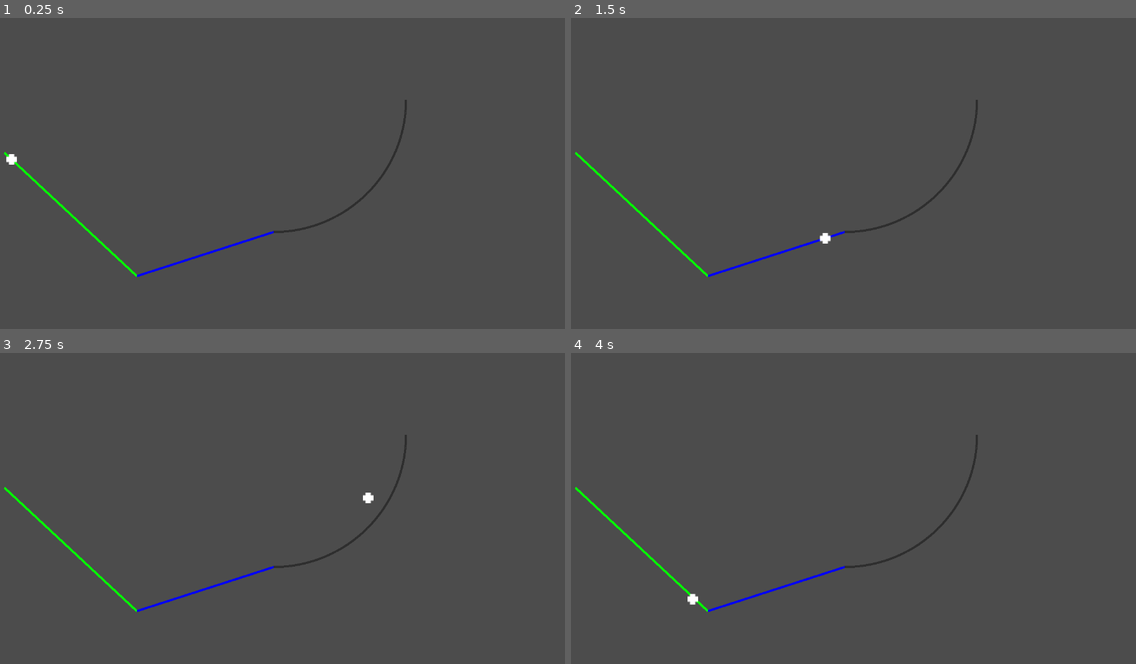
Above: before the commit, frames 1-4 (two rows, left to right).
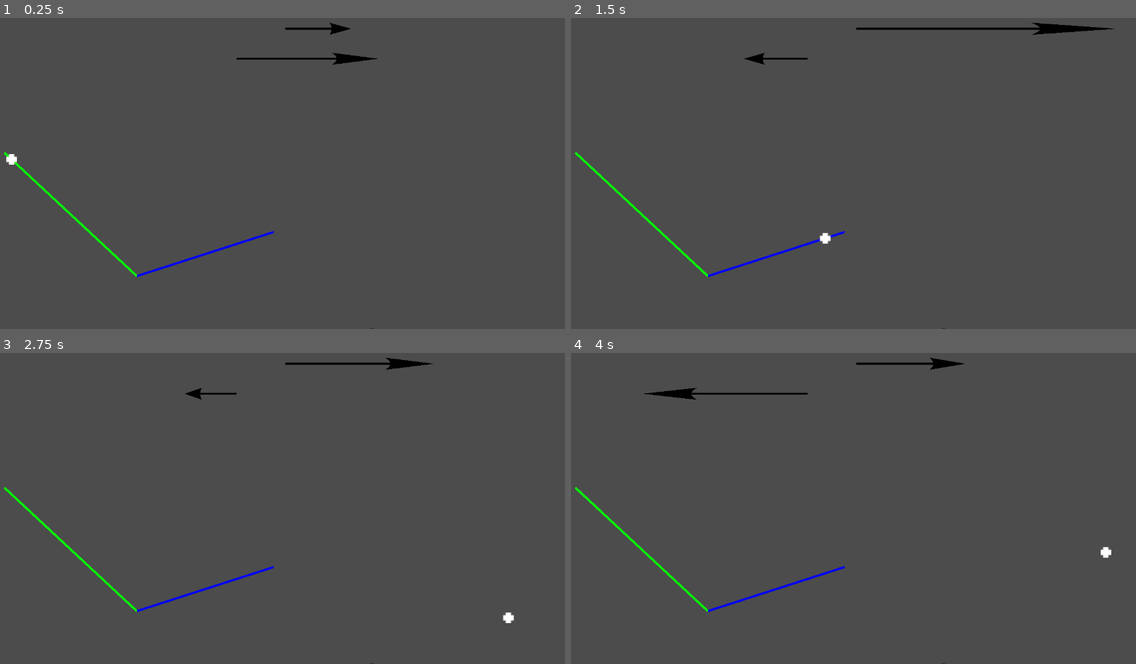
Above: after the commit, the same moments.

Repository: GalileoCap/GDT_CualqierCaida
Game: Godot game, scene res://Scenes/Main.tscn
The game is run twice, just before and just after one commit, with the same random seed, the same clock (stepped at 60 frames per second) and the same inputs.
Inputs:
- Up to frame 1 (0.25 s): no input
- Up to frame 2 (1.5 s): no input
- Up to frame 3 (2.75 s): no input
- Up to frame 4 (4 s): no input

The runs differ from the first frame. In frame 1, 0.6% of the frame differs, in the area x 41-72%, y 1-100%; in frame 2, 0.9%, in the area x 30-96%, y 1-100%; in frame 3, 0.8%; in frame 4, 0.9%.

Commit message:
Empezamos a organizar el codigo, nos falta. Tenemos planeado cambiar la forma de dibujar el circulo por una forma nuestra.

Diff:
--- a/Scenes/Linea.gd
+++ b/Scenes/Linea.gd
@@ -21,4 +21,4 @@
 
 	draw_line(Vector2(x0 * p.escala, y0 * p.escala), Vector2(x1 * p.escala, y1 * p.escala), Color(0, 100, 0), 5)
 	draw_line(Vector2(p.x_rampa2 * p.escala, p.y_rampa2 * p.escala), Vector2(p.xf_rampa2 * p.escala, p.yf_rampa2 * p.escala), Color(0, 0, 100), 5)
-	draw_circle_arc(Vector2(p.res.xc * p.escala, p.res.yc * p.escala), p.res.r * p.escala, p.res.a0, p.res.a1, 100)
+	draw_circle_arc(Vector2(p.rampa3.xc * p.escala, p.rampa3.yc * p.escala), p.rampa3.r * p.escala, p.rampa3.a0, p.rampa3.a1, 100)
--- a/Scenes/Main.gd
+++ b/Scenes/Main.gd
@@ -22,15 +22,11 @@
 var alfa2
 
 #Rampa3
-const r_rampa3 = 3.0 #Radio
-var circ_rampa3 = 2 * PI * r_rampa3 * 0.25 #Circunferencia del cacho de rampa qe elegi
-const x_rampa3 = xf_rampa2
-const y_rampa3 = yf_rampa2
-const xf_rampa3 = x_rampa3 + r_rampa3
-const yf_rampa3 = y_rampa3 - r_rampa3
-
+var rampa3 = {}
+############################################################################################
 const g = 9.8 #Aceleracion hacia abajo
 
+var ar = 0
 var vr = 0 #Velocidad sobre la rampa1
 var t = 0 #Tiempo pasado desde el inicio
 var xant #La posicion anterior
@@ -51,41 +47,53 @@
 	alfa2 =  atan2(dy2, dx2)
 #	printt(alfa1, alfa2)
 
-	var r = r_rampa3
-	var x0 = x_rampa3
-	var y0 = y_rampa3
-	var x1 = x0 + r
-	var y1 = y0 - r
-	res = cuentas_arco(x0, y0, x1, y1, r)
+	rampa3.r = 3.0 #Radio
+	rampa3.x0 = xf_rampa2
+	rampa3.y0 = yf_rampa2
+	rampa3.x1 = rampa3.x0 + rampa3.r * 2 - 0.1
+	rampa3.y1 = rampa3.y0 - 1
 
-func cuentas_arco(x0, y0, x1, y1, r):
-	var b = -(x1-x0)/(y1-y0)
-	var c = (-pow(x0, 2) + pow(x1, 2) - pow(y0, 2) + pow(y1, 2))/(2.0*(y1-y0))
-#	printt("B y C:", b, c)
+	checkeo_arco(rampa3)
+	cuentas_arco(rampa3)
+
+func dist(par):
+	return(sqrt(pow(par.x1 - par.x0, 2) + pow(par.y1 - par.y0, 2)))
+
+func checkeo_arco(par):
+	var d = dist(par)
+	if d > par.r * 2:
+		print("ERROR, d > 2 * r", d, par)
+
+func cuentas_arco(par):
+	var b = -(par.x1-par.x0)/(par.y1-par.y0)
+	var c = (-pow(par.x0, 2) + pow(par.x1, 2) - pow(par.y0, 2) + pow(par.y1, 2))/(2.0*(par.y1-par.y0))
+	printt("B y C:", b, c)
 
 	var aq = pow(b, 2) + 1.0
-	var bq = -2.0 * x0 + 2.0 * b * c - 2.0 * b * y0
-	var cq = pow(x0, 2) + pow(y0, 2) + pow(c, 2) - 2.0 * y0 * c - pow(r, 2)
+	var bq = -2.0 * par.x0 + 2.0 * b * c - 2.0 * b * par.y0
+	var cq = pow(par.x0, 2) + pow(par.y0, 2) + pow(c, 2) - 2.0 * par.y0 * c - pow(par.r, 2)
 	var dq = pow(bq, 2) - 4.0 * aq * cq
-#	printt("AQ, BQ, CQ, DQ:", aq, bq, cq, dq)
+	printt("AQ, BQ, CQ, DQ:", aq, bq, cq, dq)
 
 	var xcA = (-bq + sqrt(dq)) / (2.0*aq)
 	var xcB = (-bq - sqrt(dq)) / (2.0*aq)
-#	printt("Raices x:", xcA, xcB)
+	printt("Raices x:", xcA, xcB)
 
 	var ycA = xcA * b + c
 	var ycB = xcB * b + c
-#	printt("Raices y:", ycA, ycB)
+	printt("Raices y:", ycA, ycB)
 	#Nos calculamos las raices para DOS circulos, panza p'arriba y panza p'abajo.
 
-	var a0 = atan2(x0 - xcA, y0 - ycA)
-	var a1 = -atan2(x1 - xcA, y1 - ycA)
-#	printt("Angulos:", a0, a1)
-	var res = {"xc":xcB, "yc":ycB, "a0":a0, "a1":a1, "x0":x0, "x1":x1, "y0":y0, "y1":y1, "r":r, }
-	return(res)
+	par.xc = xcB
+	par.yc = ycB
+	par.a0 = atan2(par.x0 - par.xc, par.y0 - par.yc)
+	par.a1 = -atan2(par.x1 - par.xc, par.y1 - par.yc)
+
+	printt("Par circulo:", par)
+	return(par)
 
 func calculo_rampa_recta(dt, alfa):
-	var ar = g * sin(alfa) #Aceleracion sobre la rampa
+	ar = g * sin(alfa) #Aceleracion sobre la rampa
 	vr += ar * dt #Integramos aceleracion para consegir velocidad
 	var dd = vr * dt #cuanto nos movimos en este instante
 
@@ -96,25 +104,28 @@
 
 func calculo_rampa_redonda(dt):
 	var mix = $Pelota.position.x / escala
-	var temp1 = 0.5 * sqrt(pow(res.r, 2) - pow(mix - res.xc, 2))
-	var alfa = atan2(1, temp1) #dy/dx = 1/temp1.,
+	var temp1 = sqrt(pow(rampa3.r, 2) - pow(mix - rampa3.xc, 2))
+	var alfa = atan2(1, 2 * temp1) #dy/dx = 1/temp1.,
 	#pero con x = r se volveria indefinida, por eso usamos atan2 qe tiene en cuenta ese caso
-	var ar = -g * sin(alfa)
+	ar = -g * sin(alfa)
 	vr += ar * dt
 	var dd = vr * dt #dd es en la direccion de la tangente del plano
 
-	$Pelota.position.x += dd * cos(alfa) * escala
-	$Pelota.position.y -=  dd * sin(alfa) * escala
-	printt("R3:", $Pelota.position.x, alfa * 180 / PI, mix - res.xc, dd, vr, ar)
+	$Pelota.position.x = (mix + dd * cos(alfa)) * escala
+	$Pelota.position.y = (temp1 + rampa3.yc) * escala
+	printt("R3:",  mix - rampa3.xc, alfa * 180 / PI, dd, vr, ar)
 
 func _process(delta):
+	$Velocimetro.scale.x = vr / 10
+	$Acelerometro.scale.x = ar / 20
+
 	if $Pelota.position.x < xf_rampa1 * escala and $Pelota.position.x >= x_rampa1 * escala:
 		calculo_rampa_recta(delta, alfa1)
 
 	if $Pelota.position.x < xf_rampa2 * escala and $Pelota.position.x >= x_rampa2 * escala:
 		calculo_rampa_recta(delta, alfa2)
 
-	if $Pelota.position.x < xf_rampa3 * escala and $Pelota.position.x >= x_rampa3 * escala:
+	if $Pelota.position.x < rampa3.x1 * escala and $Pelota.position.x >= rampa3.x0 * escala:
 		calculo_rampa_redonda(delta)
 
 	xant = $Pelota.position.x
--- a/Scenes/Main.tscn
+++ b/Scenes/Main.tscn
@@ -1,9 +1,10 @@
-[gd_scene load_steps=5 format=2]
+[gd_scene load_steps=6 format=2]
 
 [ext_resource path="res://Scenes/Main.gd" type="Script" id=1]
 [ext_resource path="res://Scenes/Linea.tscn" type="PackedScene" id=2]
 [ext_resource path="res://Scenes/Linea.gd" type="Script" id=3]
 [ext_resource path="res://Scenes/Pelota.tscn" type="PackedScene" id=4]
+[ext_resource path="res://Assets/arrow-39526_960_720.png" type="Texture" id=5]
 
 [node name="Main" type="Node" index="0"]
 
@@ -17,3 +18,19 @@
 
 scale = Vector2( 3, 3 )
 _sections_unfolded = [ "Transform" ]
+
+[node name="Velocimetro" type="Sprite" parent="." index="2"]
+
+position = Vector2( 645.803, 14.8234 )
+scale = Vector2( 0.1, 0.1 )
+texture = ExtResource( 5 )
+centered = false
+_sections_unfolded = [ "Offset" ]
+
+[node name="Acelerometro" type="Sprite" parent="." index="3"]
+
+position = Vector2( 536.243, 82.9066 )
+scale = Vector2( 0.1, 0.1 )
+texture = ExtResource( 5 )
+centered = false
+_sections_unfolded = [ "Offset" ]
Binary file added: Assets/arrow-39526_960_720.png
Not shown, added: Assets/arrow-39526_960_720.png.import
